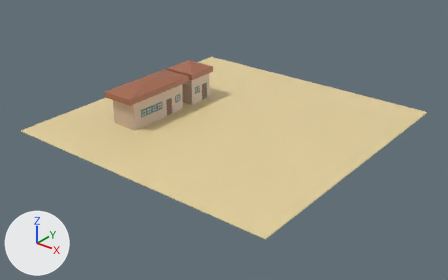
Renders of the Blender file Objects/Houses.blend from each side of a commit.
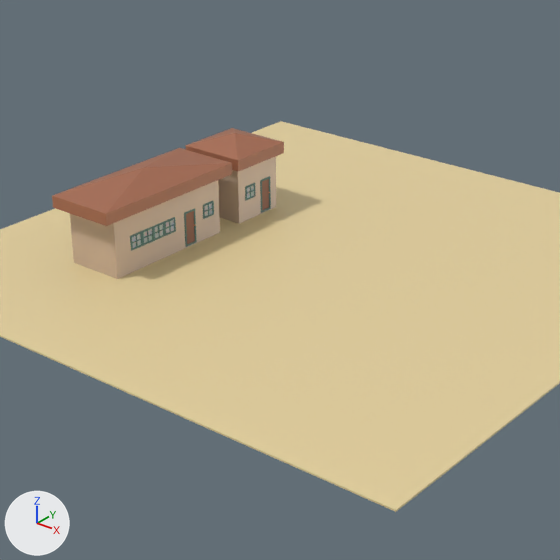
Each version appears first whole from a camera (50 mm lens) standing at (58.3, -51.8, 35.1) and looking at (10.7, 7.7, -1.8), and next in a close-up on the part from 18% to 76% of the width and 0% to 94% of the height. The axes (+X, +Y, +Z) are drawn at lower left. The lights are the same throughout.

Objects in the first close-up: 'Base.001', 'Base.002', 'DoorFrame.002', 'Floor', 'Roof.001', 'Roof.002'.
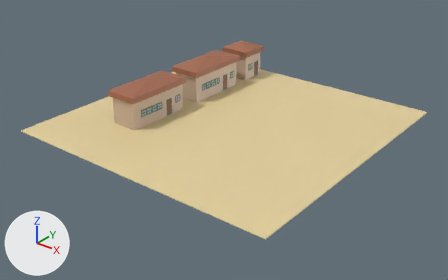
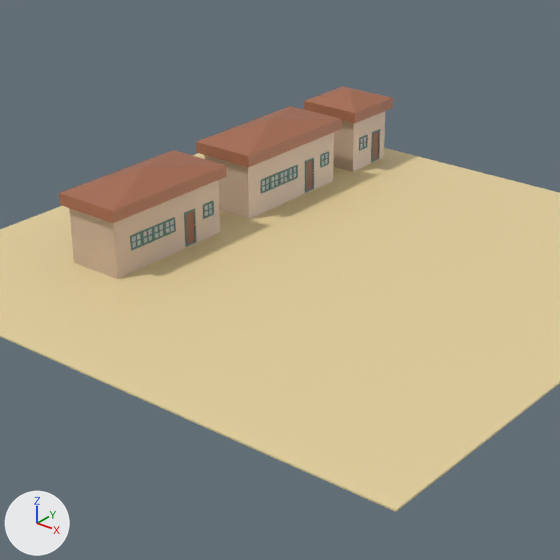
Patch to the scene script:
```diff
--- a/Objects/Houses.blend.py
+++ b/Objects/Houses.blend.py
@@ me_windowframe_003 @@
+me_windowframe_003 = me_windowframe_001.copy(); me_windowframe_003.name = 'WindowFrame.003'  # the mesh of ob_windowframe_002
@@ ob_roof_001 @@
 ob_roof_001.location = (0.0, 0.0, 2.2)
-ob_roof_001.scale = (1.2, 1.2, 0.2)
+ob_roof_001.scale = (1.08, 1.2, 0.2)
@@ ob_base_002 @@
 ob_base_002 = bpy.data.objects.new('Base.002', me_base_001)
-ob_base_002.location = (0.0, 13.04, 0.0)
+ob_base_002.location = (0.0, 16.85, 0.0)
 ob_base_002.rotation_euler = (0.0, 0.0, 1.571)  # degrees (0, 0, 90)
-ob_base_002.scale = (2.0, 2.0, 2.0)
+ob_base_002.scale = (4.77, 2.0, 2.0)
@@ ob_roof_002 @@
 ob_roof_002.location = (0.0, 0.0, 2.2)
-ob_roof_002.scale = (1.2, 1.2, 0.2)
+ob_roof_002.scale = (1.08, 1.2, 0.2)
@@ ob_doorframe_002 @@
 ob_doorframe_002.location = (0.4, -0.978, 1.0)
-ob_doorframe_002.scale = (0.25, 0.05, 0.25)
+ob_doorframe_002.scale = (0.105, 0.05, 0.25)
@@ ob_doorknob_003 @@
+ob_doorknob_003 = bpy.data.objects.new('DoorKnob.003', me_doorknob_002.copy())  # the mesh of ob_doorknob_002
+ob_doorknob_003.parent = ob_door_003
+ob_doorknob_003.location = (0.573, -1.066, 0.684)
+ob_doorknob_003.rotation_euler = (1.571, -1.571, 0.0)  # degrees (90, -90, 0)
+ob_doorknob_003.scale = (0.926, 0.926, 1.0)
@@ ob_door_003 @@
+ob_door_003 = bpy.data.objects.new('Door.003', me_door_002.copy())  # the mesh of ob_door_002
+ob_door_003.parent = ob_doorframe_003
+ob_door_003.location = (0.201, -1.05, 0.0993)
+ob_door_003.scale = (0.199, 0.025, 0.229)
@@ ob_doorframe_003 @@
+ob_doorframe_003 = bpy.data.objects.new('DoorFrame.003', me_doorframe_002.copy())  # the mesh of ob_doorframe_002
+ob_doorframe_003.parent = ob_base_003
+ob_doorframe_003.location = (0.4, -0.978, 1.0)
+ob_doorframe_003.scale = (0.25, 0.05, 0.25)
@@ ob_base_003 @@
+ob_base_003 = bpy.data.objects.new('Base.003', me_base_001.copy())  # the mesh of ob_base_002
+ob_base_003.location = (-0.01, 26.08, 0.0)
+ob_base_003.rotation_euler = (0.0, 0.0, 1.571)  # degrees (0, 0, 90)
+ob_base_003.scale = (2.0, 2.0, 2.0)
@@ ob_windowglass_007 @@
+ob_windowglass_007 = bpy.data.objects.new('WindowGlass.007', me_windowglass_001.copy())  # the mesh of ob_windowglass_002
+ob_windowglass_007.parent = ob_windowframe_007
+ob_windowglass_007.location = (-0.4, -1.025, 1.0)
+ob_windowglass_007.rotation_euler = (1.571, 0.0, 0.0)  # degrees (90, 0, 0)
+ob_windowglass_007.scale = (0.973, 0.973, 0.973)
@@ ob_windowframe_007 @@
+ob_windowframe_007 = bpy.data.objects.new('WindowFrame.007', me_windowframe_001.copy())  # the mesh of ob_windowframe_002
+ob_windowframe_007.parent = ob_base_003
+ob_windowframe_007.location = (-0.4, -0.978, 1.0)
+ob_windowframe_007.scale = (0.25, 0.05, 0.25)
@@ ob_roof_003 @@
+ob_roof_003 = bpy.data.objects.new('Roof.003', me_roof_001)
+ob_roof_003.parent = ob_base_003
+ob_roof_003.location = (0.0, 0.0, 2.2)
+ob_roof_003.scale = (1.2, 1.2, 0.2)
@@ ob_windowglass_011 @@
+ob_windowglass_011 = bpy.data.objects.new('WindowGlass.011', me_windowglass_001.copy())  # the mesh of ob_windowglass_002
+ob_windowglass_011.parent = ob_windowframe_011
+ob_windowglass_011.location = (-0.4, -1.025, 1.0)
+ob_windowglass_011.rotation_euler = (1.571, 0.0, 0.0)  # degrees (90, 0, 0)
+ob_windowglass_011.scale = (0.973, 0.973, 0.973)
@@ ob_windowframe_011 @@
+ob_windowframe_011 = bpy.data.objects.new('WindowFrame.011', me_windowframe_003)
+ob_windowframe_011.parent = ob_base_002
+ob_windowframe_011.location = (0.773, -0.978, 1.0)
+ob_windowframe_011.scale = (0.105, 0.05, 0.25)
@@ ob_windowframe_010 @@
+ob_windowframe_010 = bpy.data.objects.new('WindowFrame.010', me_windowframe_003)
+ob_windowframe_010.parent = ob_base_002
+ob_windowframe_010.location = (0.00479, -0.978, 1.0)
+ob_windowframe_010.scale = (0.105, 0.05, 0.25)
@@ ob_windowframe_009 @@
+ob_windowframe_009 = bpy.data.objects.new('WindowFrame.009', me_windowframe_003)
+ob_windowframe_009.parent = ob_base_002
+ob_windowframe_009.location = (-0.205, -0.978, 1.0)
+ob_windowframe_009.scale = (0.105, 0.05, 0.25)
@@ ob_windowframe_008 @@
+ob_windowframe_008 = bpy.data.objects.new('WindowFrame.008', me_windowframe_003)
+ob_windowframe_008.parent = ob_base_002
+ob_windowframe_008.location = (-0.414, -0.978, 1.0)
+ob_windowframe_008.scale = (0.105, 0.05, 0.25)
```

Where the change shows, as pixel boxes [x1, y1, x2, y2] in the close-ups (560 x 560 px):
'Roof.001', rescaled (7% narrower, 6% shorter): before [52, 148, 232, 226]; after [59, 150, 227, 223]
'Base.002', moved, rescaled: before [218, 156, 276, 224]; after [204, 132, 334, 219]
'Roof.002', moved, rescaled (47% wider, 38% taller): before [186, 128, 284, 172]; after [196, 106, 341, 167]
'Roof.003', added (brown): after [304, 86, 393, 123]
'Base.003', added (beige): after [333, 111, 385, 172]
'Door.002', moved, rescaled: before [262, 179, 269, 210]; after [306, 160, 313, 190]
'DoorFrame.002', moved, rescaled: before [260, 176, 271, 213]; after [305, 158, 314, 193]
'WindowFrame.002', moved, rescaled (8% narrower): before [245, 183, 256, 201]; after [261, 176, 271, 194]
'Door.003', added: after [373, 131, 379, 160]
'DoorFrame.003', added: after [371, 129, 380, 163]
'WindowGlass.002', moved, rescaled: before [247, 185, 254, 198]; after [262, 179, 269, 192]
'WindowFrame.008', added: after [271, 172, 280, 189]
'WindowFrame.010', added: after [289, 165, 298, 182]
'WindowFrame.009', added: after [280, 168, 289, 186]
'WindowFrame.011', added: after [320, 151, 329, 168]
'WindowFrame.007', added: after [359, 135, 368, 151]
'WindowGlass.011', added: after [322, 153, 328, 165]
'WindowGlass.008', now drawn: after [272, 175, 278, 187]
'WindowGlass.010', now drawn: after [290, 167, 296, 179]
'WindowGlass.007', added: after [360, 137, 366, 149]
